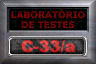
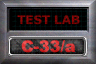
Comparing the layer stacks of the two w=96, h=64 images. Changes:
hid group "PT-BR" (4 layers) over [left=11, top=8, right=85, bottom=29]
moved "Fx" (1st of 2, in "Translations" › "PT-BR" › "Editable") into group "Editable" over [left=11, top=9, right=85, bottom=29]
renamed "Texto" to "Text", moved it into group "Editable" over [left=11, top=8, right=85, bottom=29]
showed group "Recriation" (3 layers) over [left=11, top=11, right=85, bottom=29]
